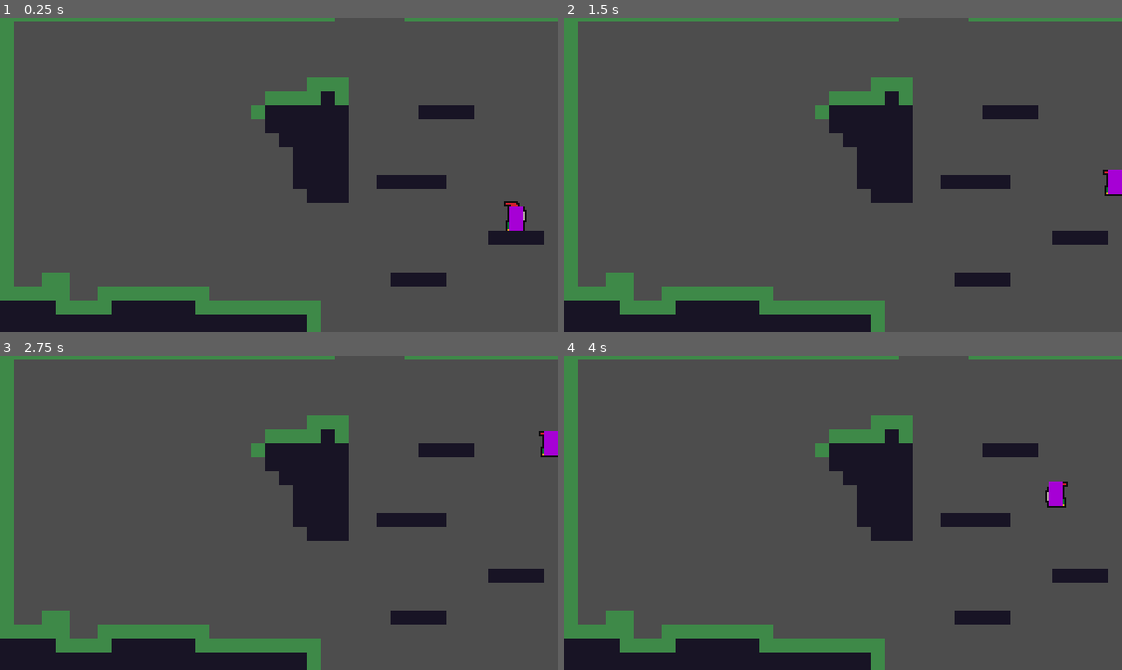
Above: before the commit, frames 1-4 (two rows, left to right).
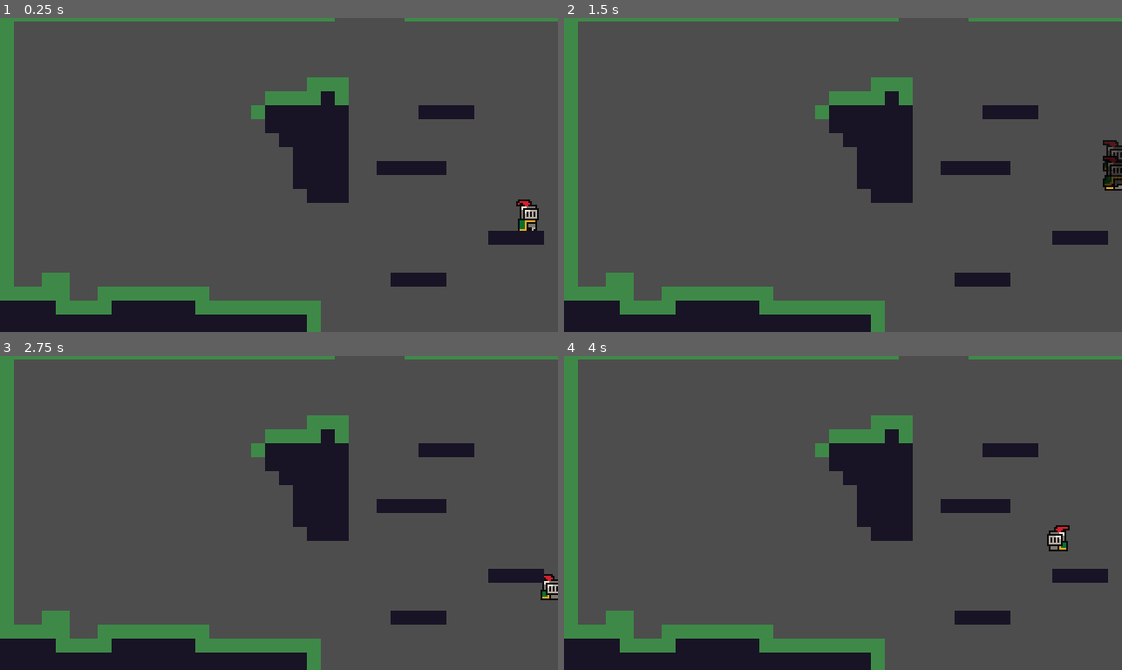
Above: after the commit, the same moments.

Repository: LamCaVoi/new-game-repo
Game: Godot game, scene res://Prototype/Prototype5/Prototype5.tscn
Two runs of this game, one before a commit and one after it. Both use one fixed random seed, a clock stepped at 60 frames per second and the inputs below.
Inputs:
- Up to frame 1 (0.25 s): no input
- Up to frame 2 (1.5 s): hold Right (move_right) 0.53-1.28 s; tap Shift (climb) at 0.6 s; tap C (jump) at 0.77, 1.07 s; tap X (dash) at 0.8, 1.35 s; hold Down (move_down) from 1.28 s (still down)
- Up to frame 3 (2.75 s): tap C (jump) at 1.52, 1.55, 1.82, 2.1 s; release Down (move_down) at 2.03 s; hold Right (move_right) from 2.03 s (still down); tap Shift (climb) at 2.3 s
- Up to frame 4 (4 s): release Right (move_right) at 2.78 s; hold Up (move_up) 2.78-3.53 s; tap Shift (climb) at 2.85 s; tap C (jump) at 3.02, 3.32, 3.77, 3.8 s; tap X (dash) at 3.05, 3.6 s; hold Left (move_left) from 3.53 s (still down)

The runs differ from the first frame. In frame 1, 1.6% of the frame differs, in the area x 67-97%, y 45-68%; in frame 2, 1.6%; in frame 3, 1.6%; in frame 4, 1.7%, in the area x 67-91%, y 40-63%.

Commit message:
new commit

Diff:
--- a/Player/State Machine/States/Climb State/climb.gd
+++ b/Player/State Machine/States/Climb State/climb.gd
@@ -2,7 +2,7 @@
 
 func handle_input(_event: InputEvent) -> void:
 	if movement_input.released_climb():
-		if movement_data.is_colliding_y == 1:
+		if is_colliding_y == 1:
 			finished.emit("Idle")
 		else:
 			finished.emit("Fall")
@@ -12,13 +12,13 @@
 func physics_update(delta: float):
 	var dir = movement_input.get_vertical_input_pressed()
 	parent.velocity.y = dir * movement_data.climb_speed
-	parent.velocity.x = movement_data.wall_dir * movement_data.max_x_speed
+	parent.velocity.x = wall_dir * movement_data.max_x_speed
 	movement.move_x(parent.velocity.x * delta)
 	movement.move_y(parent.velocity.y * delta)
 	switch_case(dir)
 
 func switch_case(dir: float):
-	if movement_data.is_colliding_x == 0:
+	if is_colliding_x == 0:
 		if dir > 0:
 			finished.emit("Run")
 		else:
--- a/Player/State Machine/States/Dash State/dash.gd
+++ b/Player/State Machine/States/Dash State/dash.gd
@@ -15,8 +15,8 @@
 
 
 func switch_state():
-	if(movement_data.is_colliding_y == 1):
-		movement_data.can_dash = true
+	if(is_colliding_y == 1):
+		can_dash = true
 		if(movement_input.get_horizontal_input_pressed() != 0):
 			finished.emit("Run")
 		else:
@@ -34,7 +34,7 @@
 			dir.x = 1
 
 func enter(previous_state_path: String) -> void:
-	movement_data.can_dash = false
+	can_dash = false
 	get_dir()
 	parent.velocity = dir * movement_data.dash_speed
 	dash_duration_timer = movement_data.dash_time
--- a/Player/State Machine/States/Fall State/fall.gd
+++ b/Player/State Machine/States/Fall State/fall.gd
@@ -7,20 +7,20 @@
 	if movement_input.released_jump() and parent.velocity.y < -100:
 		parent.velocity.y *= movement_data.short_jump_cut
 	elif movement_input.wants_climb():
-		movement_data.wall_dir = movement.find_wall()
-		if movement_data.wall_dir:
+		wall_dir = movement.find_wall()
+		if wall_dir:
 			finished.emit("Climb")
 	elif movement_input.wants_jump():
-		movement_data.wall_dir = movement.find_wall()
-		if movement_data.wall_dir != 0:
+		wall_dir = movement.find_wall()
+		if wall_dir != 0:
 			finished.emit("Wall Jump")
-		elif not movement_data.is_colliding_y == 1:
+		elif not is_colliding_y == 1:
 			if coyote_timer >= 0:
 				finished.emit("Jump")
 			else:
 				buffer_jump_timer = movement_data.buffer_jump_time
-	elif movement_input.wants_dash() and movement_data.can_dash:
-		movement_data.can_dash = false
+	elif movement_input.wants_dash() and can_dash:
+		can_dash = false
 		finished.emit("Dash")
 
 func timer_update(delta):
@@ -37,14 +37,14 @@
 	parent.velocity.x = lerp(parent.velocity.x, direction * movement_data.max_air_x_speed, movement_data.velocity_x_lerp_speed)
 	movement.move_x(parent.velocity.x *delta,true)
 	movement.move_y(parent.velocity.y *delta,parent.velocity.y < 0)
-	if movement_data.is_colliding_y == -1:
-		movement_data.is_colliding_y = 0
+	if is_colliding_y == -1:
+		is_colliding_y = 0
 		parent.velocity.y = 0
 	switch_state(direction)
 
 func switch_state(direction):
-	if movement_data.is_colliding_y == 1:
-		movement_data.can_dash = true
+	if is_colliding_y == 1:
+		can_dash = true
 		if buffer_jump_timer > 0:
 			buffer_jump_timer = -1
 			finished.emit("Jump")
@@ -53,7 +53,9 @@
 		else:
 			finished.emit("Run")
 	elif (parent.velocity.y > -100):
-		if(direction!=0 and movement_data.is_colliding_x):
+		if(direction != 0 and direction == movement.find_wall()):
+			print(direction)
+			wall_dir = direction
 			finished.emit("Wall Slide")
 
 func enter(previous_state_path: String) -> void:
--- a/Player/State Machine/States/Idle State/idle.gd
+++ b/Player/State Machine/States/Idle State/idle.gd
@@ -5,19 +5,19 @@
 		finished.emit("Jump")
 
 	#Dash
-	if movement_input.wants_dash() and movement_data.can_dash:
+	if movement_input.wants_dash() and can_dash:
 		finished.emit("Dash")
 
 func physics_update(delta: float) -> void:
 	apply_gravity(delta)
 	movement.move_y(parent.velocity.y * delta)
-	if(movement_data.is_colliding_y == 1):
+	if(is_colliding_y == 1):
 		parent.velocity.y = 0
 	switch_state()
 
 func switch_state():
 	#Fall
-	if not movement_data.is_colliding_y == 1:
+	if not is_colliding_y == 1:
 		finished.emit("Fall")
 	#Run
 	else:
@@ -27,5 +27,5 @@
 
 func enter(previous_state_path: String) -> void:
 	super(previous_state_path)
-	movement_data.can_dash = true
+	can_dash = true
 	parent.velocity = Vector2.ZERO
--- a/Player/State Machine/States/Run State/run.gd
+++ b/Player/State Machine/States/Run State/run.gd
@@ -22,12 +22,12 @@
 	apply_gravity(delta)
 	movement.move_x(parent.velocity.x * delta)
 	movement.move_y(parent.velocity.y * delta)
-	if(movement_data.is_colliding_y == 1):
+	if(is_colliding_y == 1):
 		parent.velocity.y = 0
 	switch_state(direction, delta)
 
 func switch_state(direction, delta):
-	if not movement_data.is_colliding_y == 1:
+	if not is_colliding_y == 1:
 		finished.emit("Fall")
 	elif abs(parent.velocity.x) < movement_data.friction * delta and direction == 0:
 		finished.emit("Idle")
--- a/Player/State Machine/States/Wall Jump State/wall_jump.gd
+++ b/Player/State Machine/States/Wall Jump State/wall_jump.gd
@@ -20,28 +20,28 @@
 
 	movement.move_x(parent.velocity.x * delta, true)
 	movement.move_y(parent.velocity.y * delta, true)
-	if (movement_data.is_colliding_y == -1):
+	if (is_colliding_y == -1):
 		parent.velocity.y = 0
 	switch_case(dir)
 
 func switch_case(dir):
-	if (movement_data.is_colliding_y == 1):
+	if (is_colliding_y == 1):
 		if dir != 0:
 			finished.emit("Run")
 		else:
 			finished.emit("Idle")
 	elif movement_input.wants_jump():
-		movement_data.wall_dir = movement.find_wall()
-		if(movement_data.wall_dir):
+		wall_dir = movement.find_wall()
+		if(wall_dir):
 			finished.emit("Wall Jump")
 	elif movement_input.wants_climb():
-		movement_data.wall_dir = movement.find_wall()
-		if(movement_data.wall_dir):
+		wall_dir = movement.find_wall()
+		if(wall_dir):
 			finished.emit("Climb")
 
 func enter(previous_state_path: String, data := {}) -> void:
 	wall_jump_gravity = movement_data.jump_gravity * 1.5
-	jump_dir = movement_data.wall_dir * -1
+	jump_dir = wall_dir * -1
 	parent.velocity.x = movement_data.max_air_x_speed * jump_dir
 	parent.velocity.y = movement_data.high_jump_velocity
 	input_block_timer = 0.2
--- a/Player/State Machine/States/Wall Slide State/wall_slide.gd
+++ b/Player/State Machine/States/Wall Slide State/wall_slide.gd
@@ -2,21 +2,22 @@
 
 #The amount of gravity get decreased, ie: 0.5 make the gravity halved
 @export_range(0,1) var gravity_decrease_by: float = 0.5
-@export_range(0,1) var max_gravity_decrease_by: float = 0.5
+@export_range(0,1) var max_velocity_y_decrease_by: float = 0.5
 @export_range(0,1) var wait_time: float = 0.1
 var timer:float = -1
 
 func handle_input(_event: InputEvent) -> void:
 	if (movement_input.wants_climb()):
-		movement_data.wall_dir = movement.find_wall()
-		if movement_data.wall_dir != 0:
+		wall_dir = movement.find_wall()
+		if wall_dir != 0:
 			finished.emit("Climb")
-	elif (movement_input.wants_dash() and movement_data.can_dash):
+	elif (movement_input.wants_dash() and can_dash):
 		finished.emit("Dash")
-	elif (movement_input.wants_jump() and movement_data.is_colliding_x != 0):
-		movement_data.wall_dir = movement_data.is_colliding_x
-		finished.emit("Wall Jump")
-	elif (movement_input.get_horizontal_input_released(movement_data.is_colliding_x)):
+	elif (movement_input.wants_jump()):
+		wall_dir = movement.find_wall()
+		if wall_dir != 0:
+			finished.emit("Wall Jump")
+	elif (movement_input.get_horizontal_input_released(is_colliding_x)):
 		timer = wait_time
 
 func physics_update(delta: float) -> void:
@@ -26,15 +27,16 @@
 			finished.emit("Fall")
 	var dir = movement_input.get_horizontal_input_pressed()
 	apply_gravity(delta, gravity_decrease_by)
-	movement.move_x(movement_data.max_x_speed * delta * dir, true)
-	movement.move_y(parent.velocity.y * delta if parent.velocity.y < movement_data.max_y_speed * max_gravity_decrease_by else movement_data.max_y_speed * max_gravity_decrease_by * delta, true)
+	parent.velocity.y = clamp(parent.velocity.y, 0, movement_data.max_y_speed * max_velocity_y_decrease_by)
+	movement.move_x(dir, true)
+	movement.move_y(parent.velocity.y * delta)
 	switch_case()
 
 func switch_case():
-	if (movement_data.is_colliding_y == 1):
+	if (is_colliding_y == 1):
 		finished.emit("Run")
-	elif(movement_data.is_colliding_x == 0):
+	elif(is_colliding_x == 0):
 		finished.emit("Fall")
 
-func enter(previous_state_path: String) -> void:
-	parent.velocity = Vector2.ZERO
+func enter(previous_state_path):
+	print("stop")
--- a/Player/State Machine/state.gd
+++ b/Player/State Machine/state.gd
@@ -10,6 +10,11 @@
 var movement: Movement
 var parent:CharacterBody2D
 var animated_sprite: AnimatedSprite2D
+
+static var can_dash = false
+static var is_colliding_x : int = 0
+static var is_colliding_y : int = 0
+static var wall_dir : int = 0
 
 ## Emitted when the state finishes and wants to transition to another state.
 signal finished(next_state_path: String, data : Dictionary)
--- a/Player/State Machine/state_machine.gd
+++ b/Player/State Machine/state_machine.gd
@@ -37,3 +37,10 @@
 func _physics_process(delta: float) -> void:
 	print(state.name)
 	state.physics_update(delta)
+
+func set_colliding_x(val : int):
+	state.is_colliding_x = val
+func set_colliding_y(val : int):
+	state.is_colliding_y = val
+func set_wall_dir(val : int):
+	state.wall_dir = val
--- a/Player/player.gd
+++ b/Player/player.gd
@@ -1,4 +1,3 @@
-@tool
 class_name Player
 extends CharacterBody2D
 
@@ -17,24 +16,14 @@
 @export var color : Color
 @onready var rect2 : Rect2 = Rect2(x,y,width,height)
 
-func _draw() -> void:
-	draw_rect(rect2, color)
-
-func _physics_process(delta: float) -> void:
-	queue_redraw()
-
 func _ready() -> void:
-	Events.player_colliding_x.connect(set_colliding_x)
-	Events.player_colliding_y.connect(set_colliding_y)
+	Events.player_colliding_x.connect(state_machine.set_colliding_x)
+	Events.player_colliding_y.connect(state_machine.set_colliding_y)
 	Events.player_entered_kill_zone.connect(die)
 	movement_data.init()
 	movement.init(self)
 	state_machine.init(self, animated_sprite, movement_data, movement_input, movement)
 
-func set_colliding_x(val : int):
-	movement_data.is_colliding_x = val
-func set_colliding_y(val : int):
-	movement_data.is_colliding_y = val
 func die():
 	state_machine._transition_to_next_state("Die")
 
--- a/Player/player.tscn
+++ b/Player/player.tscn
@@ -252,7 +252,7 @@
 
 [node name="StateMachine" type="Node" parent="." node_paths=PackedStringArray("initial_state")]
 script = ExtResource("3_qpl2d")
-initial_state = NodePath("Idle")
+initial_state = NodePath("Fall")
 
 [node name="Idle" type="Node" parent="StateMachine"]
 script = ExtResource("5_v5lr4")
@@ -293,7 +293,6 @@
 
 [node name="Wall Slide" type="Node" parent="StateMachine"]
 script = ExtResource("14_b2d66")
-max_gravity_decrease_by = 0.4
 
 [node name="MovementInput" type="Node" parent="."]
 script = ExtResource("13_mjohn")
--- a/Prototype/Prototype5/Prototype5.tscn
+++ b/Prototype/Prototype5/Prototype5.tscn
@@ -39,11 +39,11 @@
 level_layer = NodePath("LevelTileMapLayer")
 
 [node name="LevelTileMapLayer" type="TileMapLayer" parent="."]
-tile_map_data = PackedByteArray("AAD3/wwAAAACAAQAAADs//P/AAA …(4544 unchanged characters)… EAAcAAADw/wcAAAAEAAcAAADv/wkAAAACAAQAAAALAAAAAAACAAQAAAAHAAAAAAACAAQAAAAIAAAAAAACAAQAAAAJAAAAAAACAAQAAAAKAAAAAAACAAQAAAAKAPv/AAACAAQAAAALAPv/AAACAAQAAAAMAPv/AAACAAQAAAANAPv/AAACAAQAAAA=")
+tile_map_data = PackedByteArray("AAD3/wwAAAACAAQAAADs//P/AAA …(4544 unchanged characters)… EAAcAAADw/wcAAAAEAAcAAADv/wkAAAACAAQAAAAKAPv/AAACAAQAAAALAPv/AAACAAQAAAAMAPv/AAACAAQAAAANAPv/AAACAAQAAAAHAP//AAACAAQAAAAIAP//AAACAAQAAAAJAP//AAACAAQAAAAKAP//AAACAAQAAAALAP//AAACAAQAAAA=")
 tile_set = SubResource("TileSet_6sxoi")
 
 [node name="Player" parent="." instance=ExtResource("2_adels")]
-position = Vector2(136, 24)
+position = Vector2(143, 1)
 
 [node name="Camera2D" type="Camera2D" parent="."]
 
--- a/Script/level.gd
+++ b/Script/level.gd
@@ -27,6 +27,10 @@
 
 func find_wall() -> int:
 	var player_tile : Vector2i = level_layer.local_to_map(to_local(player.global_position))
+	var player_rect : Rect2 = player.rect2
+	player_rect.position += Vector2(0, player_rect.size.y/2)
+	player_rect.size.y *= 0.5
+	player_rect = Rect2(player.global_position + player_rect.position,player.rect2.size)
 	for side in range(-1,2,2):
 		var position : Vector2
 		var size : Vector2
@@ -42,7 +46,7 @@
 		else:
 			continue
 		var tile_rect = Rect2(position, size)
-		if(intersect(tile_rect,Vector2(side * 3, 0), true)):
+		if (intersect(player_rect,tile_rect,Vector2(side * 3, 0))):
 			return side
 	return 0
 
@@ -53,7 +57,7 @@
 			if (not used_cell_dict.has(Vector2i(i,j))):
 				continue
 			var tile_rect = Rect2(level_layer.map_to_local(Vector2(i,j)) + Vector2(-4,-4), Vector2(8,8))
-			if intersect(tile_rect,offset):
+			if intersect(Rect2(player.global_position + player.rect2.position,player.rect2.size),tile_rect,offset):
 				curr_collided_tile_rect = tile_rect
 				return true
 	curr_collided_tile_rect = Rect2(Vector2.ZERO, Vector2.ZERO)
@@ -64,10 +68,10 @@
 		return Vector2.ZERO
 	var tile_coord: Vector2i = level_layer.local_to_map(curr_collided_tile_rect.position + Vector2(4,4))
 	for dir in range (-1,2,2):
-		if(used_cell_dict.has(tile_coord + Vector2i(0,dir * 1)) and used_cell_dict.has(tile_coord + Vector2i(0,dir * 2))):
+		if(used_cell_dict.has(tile_coord + Vector2i(0,dir * 1)) or used_cell_dict.has(tile_coord + Vector2i(0,dir * 2))):
 			continue
 		for i in range(1,4,1):
-			if intersect(curr_collided_tile_rect, Vector2i(offset.x, dir * i)):
+			if intersect(Rect2(player.global_position + player.rect2.position,player.rect2.size), curr_collided_tile_rect, Vector2i(offset.x, dir * i)):
 				continue
 			curr_collided_tile_rect = Rect2(Vector2.ZERO, Vector2.ZERO)
 			return Vector2(offset.x, dir * i)
@@ -81,18 +85,14 @@
 		if(used_cell_dict.has(tile_coord + Vector2i(dir * 1, 0))):
 			continue
 		for i in range(1,4,1):
-			if intersect(curr_collided_tile_rect, Vector2i(dir * i, offset.y)):
+			if intersect(Rect2(player.global_position + player.rect2.position,player.rect2.size), curr_collided_tile_rect, Vector2i(dir * i, offset.y)):
 				continue
 			curr_collided_tile_rect = Rect2(Vector2.ZERO, Vector2.ZERO)
 			return Vector2(dir * i, offset.y)
 	return Vector2.ZERO
 
-func intersect(tile: Rect2, offset: Vector2i, wall_detection: bool = false) -> bool:
-	#print("Player postion : " + str(player.rect2.position) + " Global postion : " + str(player.get_global_rect()))
-	#print("tile postion : " + str(tile.position) + " Global postion : " + str(to_global(tile.position)))
-	#print("left : " + str(player.get_left_rect()) + " right : " + str(str(player.get_right_rect())) + " top : " + str(str(player.get_top_rect())) + " bottom : " + str(player.get_bottom_rect()))
-	#print("left : " + str(get_tile_left(tile)) + " right : " + str(get_tile_right(tile)) + " top : " + str(get_tile_top(tile)) + " bottom : " + str(get_tile_bottom(tile)))
-	return (player.get_left_rect() + offset.x < get_tile_right(tile) and
-	player.get_right_rect() + offset.x > get_tile_left(tile) and
-	player.get_top_rect() + player.height * int(wall_detection) * 0.5 + offset.y < get_tile_bottom(tile) and
-	player.get_bottom_rect() + offset.y > get_tile_top(tile))
+func intersect(rect1: Rect2, rect2: Rect2, offset_rect1: Vector2i = Vector2i.ZERO, offset_rect2: Vector2i = Vector2i.ZERO) -> bool:
+	return (rect1.position.x + offset_rect1.x < rect2.position.x + rect2.size.x + offset_rect2.x
+	and rect1.position.x + rect1.size.x  + offset_rect1.x > rect2.position.x + offset_rect2.x
+	and rect1.position.y  + offset_rect1.y < rect2.position.y + rect2.size.y + offset_rect2.y
+	and rect1.position.y + rect1.size.y  + offset_rect1.y > rect2.position.y + offset_rect2.y)
